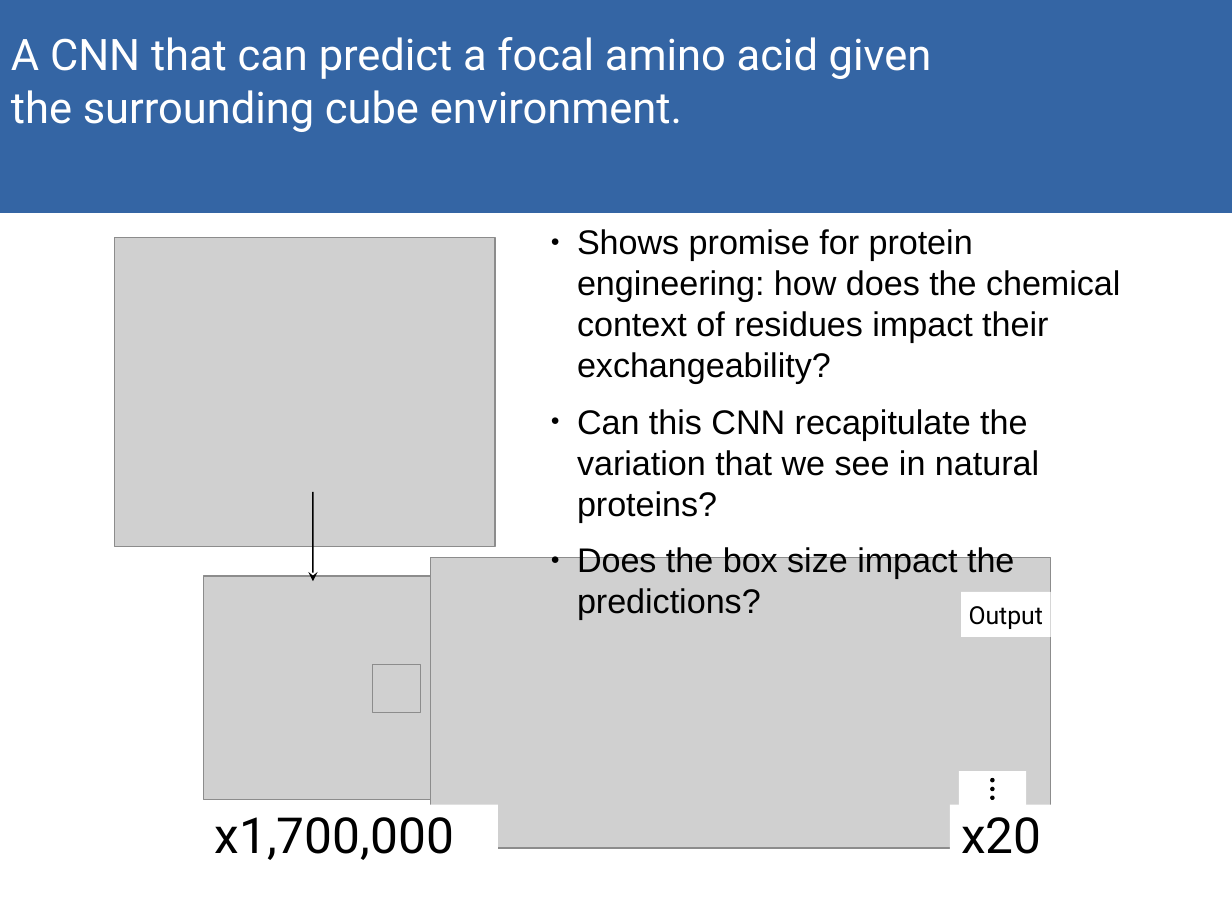
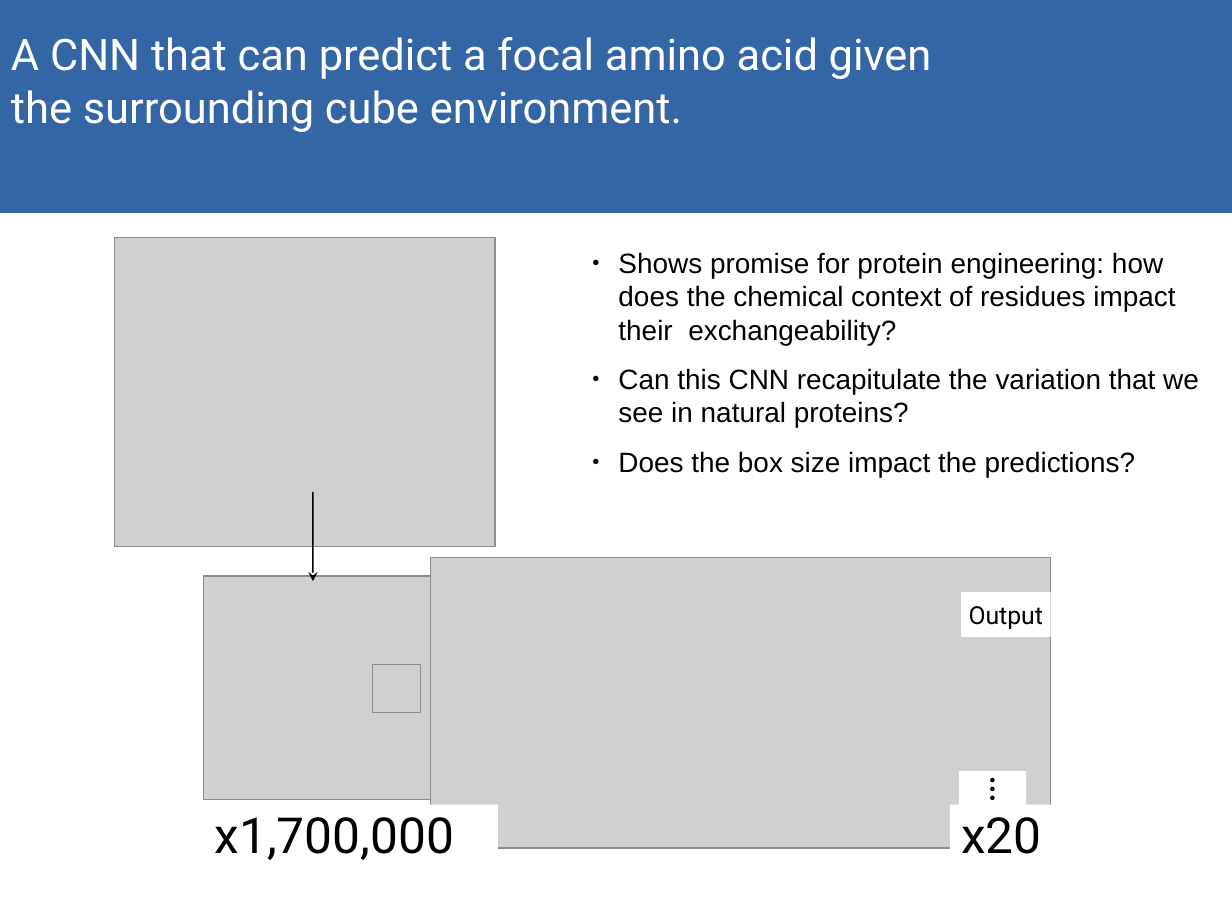
Before and after one commit to akulikova64/CNN_protein_landscape, a slide deck: slide 5 of present_7_2_21.odp. Drawn at 1232x924 pixels with LibreOffice and Linux fonts; fonts in the diff are those of the drawing; grey boxes stand for pictures. Boxes give left, top, right and bottom in pixels: in the first picture for what was removed or moved away, otherwise in the second. Text is boxed around its words. In the diff, an @@ line names an element or a change of style, - is before the commit and + after.

```diff
--- a/present_7_2_21.odp
+++ b/present_7_2_21.odp
@@ text "Shows promise for protein engineering: ...": place and size @@
-text "Shows promise for protein engineering: ..." at [577, 229, 1120, 620]
+text "Shows promise for protein engineering: ..." at [618, 252, 1199, 477]
@@ text "Shows promise for protein engineering: ..." at [618, 252, 1199, 477]: size 22 to 18 pt @@
```
Also in this commit, not shown: 13 other slides changed, 27 slides added, 16 slides removed, 10 other files.
